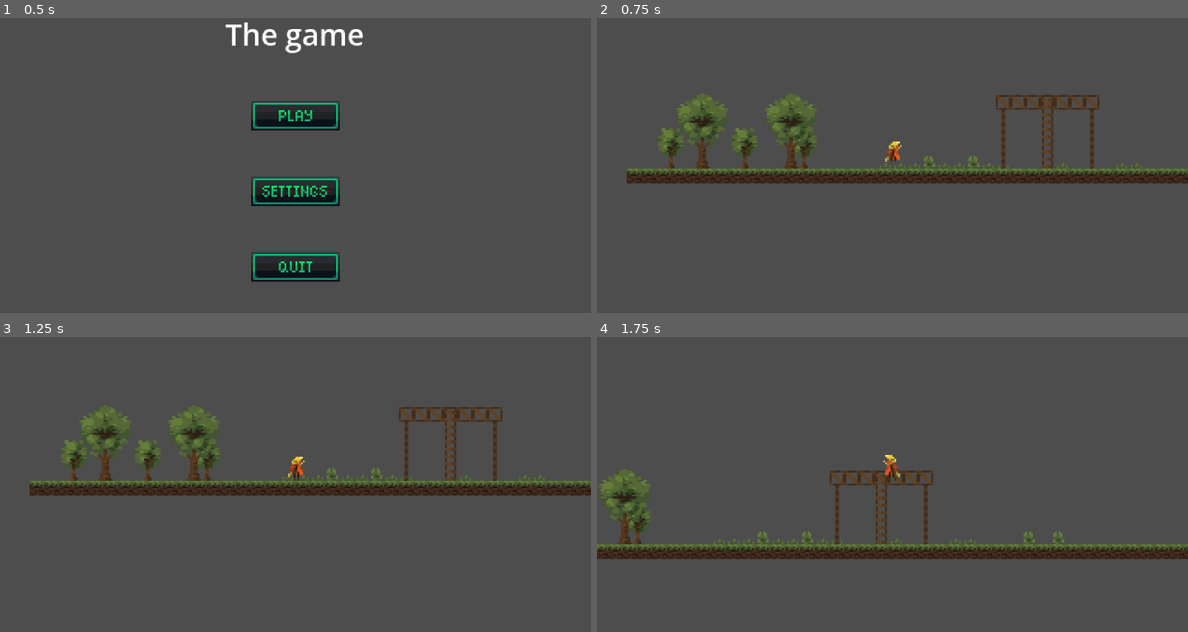
Above: before the commit, frames 1-4 (two rows, left to right).
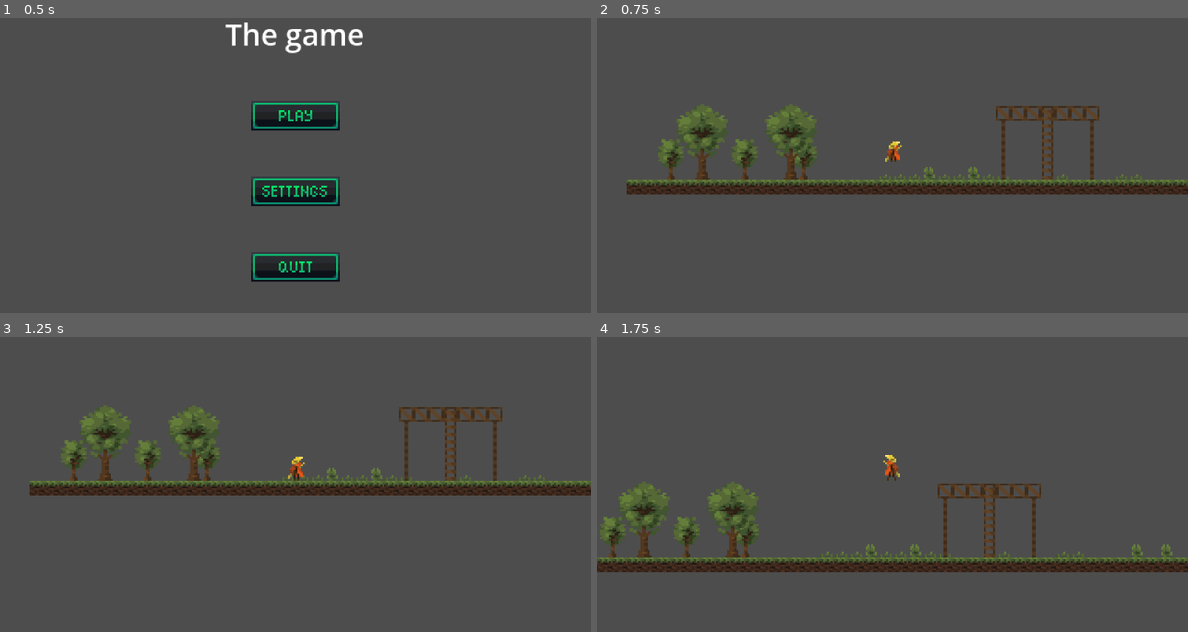
Above: after the commit, the same moments.

Repository: akent24/melonjam
Game: Godot game, scene res://scenes/control.tscn
Same seed, same stepped clock (60 frames per second), same inputs: the game is played once before the commit and once after it.
Inputs (mouse positions are in pixels of both pictures, inside the frame that each line leads up to):
- Up to frame 1 (0.5 s): no input
- Up to frame 2 (0.75 s): click (892, 115) at 0.5 s
- Up to frame 3 (1.25 s): no input
- Up to frame 4 (1.75 s): tap Enter (ui_accept) at 1.25, 1.52 s; move the mouse to (1022, 449) at 1.27 s; hold D (move_right) from 1.28 s (still down); click (1022, 449) at 1.35 s

Frame 1 is identical in both runs. In frame 2, 12% of the frame differs, in the area x 5-100%, y 25-60%; in frame 3, less than 0.1%; in frame 4, 15%, in the area x 0-100%, y 44-80%.

Commit message:
enemy group added

Diff:
--- a/project.godot
+++ b/project.godot
@@ -27,6 +27,10 @@
 window/size/window_height_override=720
 window/stretch/mode="canvas_items"
 
+[global_group]
+
+enemy="can get damage"
+
 [input]
 
 move_left={
@@ -37,6 +41,11 @@
 move_right={
 "deadzone": 0.2,
 "events": [Object(InputEventKey,"resource_local_to_scene":false,"resource_name":"","device":-1,"window_id":0,"alt_press …(192 unchanged characters)…
+]
+}
+attak={
+"deadzone": 0.2,
+"events": [Object(InputEventMouseButton,"resource_local_to_scene":false,"resource_name":"","device":-1,"window_id":0,"alt_pressed":false,"shift_pressed":false,"ctrl_pressed":false,"meta_pressed":false,"button_mask":1,"position":Vector2(92, 12),"global_position":Vector2(101, 60),"factor":1.0,"button_index":1,"canceled":false,"pressed":true,"double_click":false,"script":null)
 ]
 }
 
--- a/scenes/main_hero.tscn
+++ b/scenes/main_hero.tscn
@@ -1,11 +1,51 @@
 [gd_scene format=3 uid="uid://c6r0wucnu311y"]
 
 [ext_resource type="Script" uid="uid://1qe4b17avt4m" path="res://scripts/main_hero.gd" id="1_5ryay"]
+[ext_resource type="Texture2D" uid="uid://uond32vwucq1" path="res://assets/sprites/attak.png" id="2_4tc0a"]
 [ext_resource type="Texture2D" uid="uid://c2d8fqs3ydb66" path="res://assets/sprites/hero-attak.png" id="2_lrk6v"]
 [ext_resource type="Texture2D" uid="uid://bcjjpjndsob0m" path="res://assets/sprites/hero-idle.png" id="2_y2obu"]
 [ext_resource type="Texture2D" uid="uid://cbd5uauw5h4pu" path="res://assets/sprites/hero-jamp.png" id="4_4tc0a"]
 [ext_resource type="Texture2D" uid="uid://dlji72yv1wbp3" path="res://assets/sprites/hero-walk.png" id="5_u50qc"]
 
+[sub_resource type="AtlasTexture" id="AtlasTexture_u50qc"]
+atlas = ExtResource("2_4tc0a")
+region = Rect2(0, 0, 8, 8)
+
+[sub_resource type="AtlasTexture" id="AtlasTexture_4ac7t"]
+atlas = ExtResource("2_4tc0a")
+region = Rect2(8, 0, 8, 8)
+
+[sub_resource type="AtlasTexture" id="AtlasTexture_ajaod"]
+atlas = ExtResource("2_4tc0a")
+region = Rect2(16, 0, 8, 8)
+
+[sub_resource type="AtlasTexture" id="AtlasTexture_k47ui"]
+atlas = ExtResource("2_4tc0a")
+region = Rect2(24, 0, 8, 8)
+
+[sub_resource type="SpriteFrames" id="SpriteFrames_g4v7s"]
+animations = [{
+"frames": [{
+"duration": 1.0,
+"texture": SubResource("AtlasTexture_u50qc")
+}, {
+"duration": 1.5,
+"texture": SubResource("AtlasTexture_4ac7t")
+}, {
+"duration": 1.0,
+"texture": SubResource("AtlasTexture_ajaod")
+}, {
+"duration": 1.0,
+"texture": SubResource("AtlasTexture_k47ui")
+}],
+"loop": 1,
+"name": &"attak",
+"speed": 10.0
+}]
+
+[sub_resource type="RectangleShape2D" id="RectangleShape2D_yf5fn"]
+size = Vector2(25.160599, 18.08081)
+
 [sub_resource type="RectangleShape2D" id="RectangleShape2D_g4v7s"]
 size = Vector2(5.325, 13.5)
 
@@ -146,6 +186,24 @@
 
 [node name="CharacterBody2D" type="CharacterBody2D" unique_id=65108906]
 script = ExtResource("1_5ryay")
+
+[node name="Area2D" type="Area2D" parent="." unique_id=1075785764]
+position = Vector2(151, 89)
+
+[node name="AnimatedSprite2D" type="AnimatedSprite2D" parent="Area2D" unique_id=626030797]
+visible = false
+position = Vector2(1.1444092e-05, 7.6293945e-06)
+scale = Vector2(0.99999994, 0.99999994)
+sprite_frames = SubResource("SpriteFrames_g4v7s")
+animation = &"attak"
+frame_progress = 0.49982336
+
+[node name="CollisionShape2D" type="CollisionShape2D" parent="Area2D" unique_id=913671072]
+position = Vector2(0.72402954, 0.47499847)
+rotation = -3.1415925
+scale = Vector2(0.455, 0.495)
+shape = SubResource("RectangleShape2D_yf5fn")
+disabled = true
 
 [node name="CollisionShape2D" type="CollisionShape2D" parent="." unique_id=1283509031]
 position = Vector2(160.4, 89.225)
--- a/scenes/zombie.tscn
+++ b/scenes/zombie.tscn
@@ -1,3 +1,8 @@
 [gd_scene format=3 uid="uid://cjkpa8bqje5vn"]
 
-[node name="zombie" type="Node2D" unique_id=168890724]
+[sub_resource type="RectangleShape2D" id="RectangleShape2D_g4v7s"]
+
+[node name="CharacterBody2D" type="CharacterBody2D" unique_id=1177770066 groups=["enemy"]]
+
+[node name="CollisionShape2D" type="CollisionShape2D" parent="." unique_id=483218603]
+shape = SubResource("RectangleShape2D_g4v7s")
--- a/scripts/main_hero.gd
+++ b/scripts/main_hero.gd
@@ -1,14 +1,14 @@
 extends CharacterBody2D
 
 
-const SPEED = 200.0
-const JUMP_VELOCITY = -300.0
-
+const SPEED = 70.0
+const JUMP_VELOCITY = -200.0
+var player_stats = { "player_hp": 7,
+}
 
 func _physics_process(delta: float) -> void:
-	# Add the gravity.
 	if not is_on_floor():
-		velocity += get_gravity() * delta
+		velocity += get_gravity() * 0.5 * delta
 		$AnimatedSprite2D.play("jamp")
 	if Input.is_action_just_pressed("ui_accept") and is_on_floor():
 		velocity.y = JUMP_VELOCITY
@@ -27,3 +27,12 @@
 		else:
 			$AnimatedSprite2D.play("walk")
 	move_and_slide()
+
+func attak() -> void:
+	if Input.is_action_just_pressed("attak"):
+		$Area2D/AnimatedSprite2D.visible = true
+		$Area2D/AnimatedSprite2D.play("attak")
+		$Area2D/CollisionShape2D.disabled = false
+
+func get_damage() -> void:
+	pass
